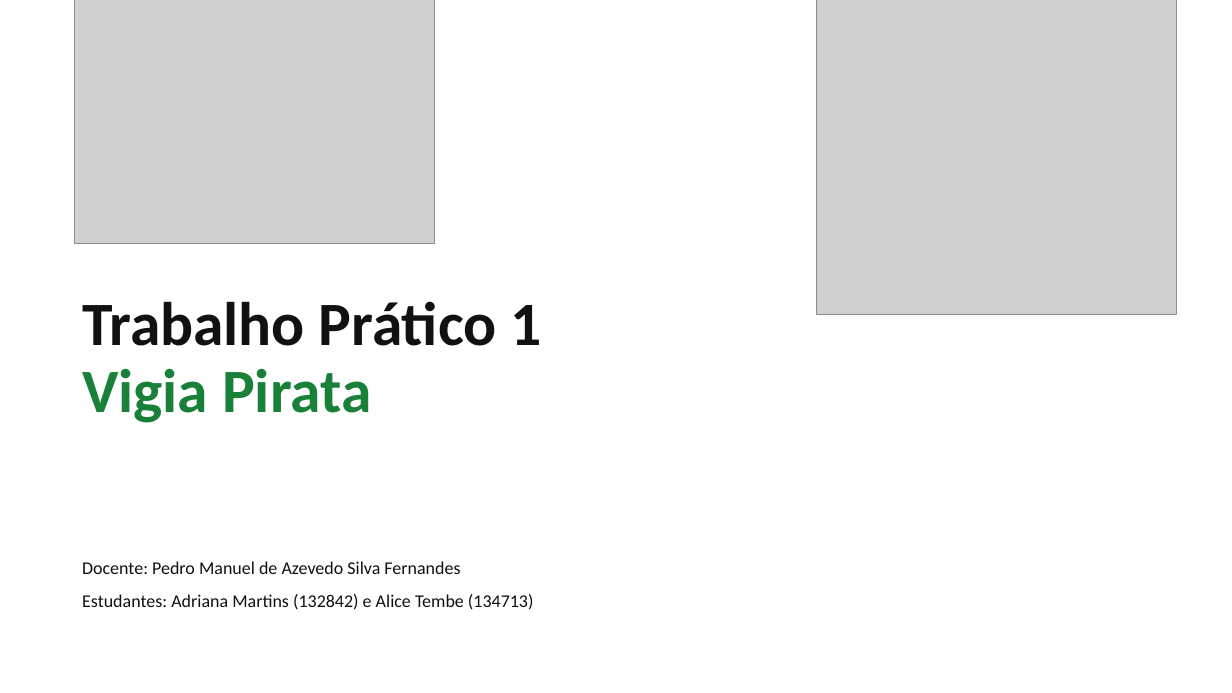
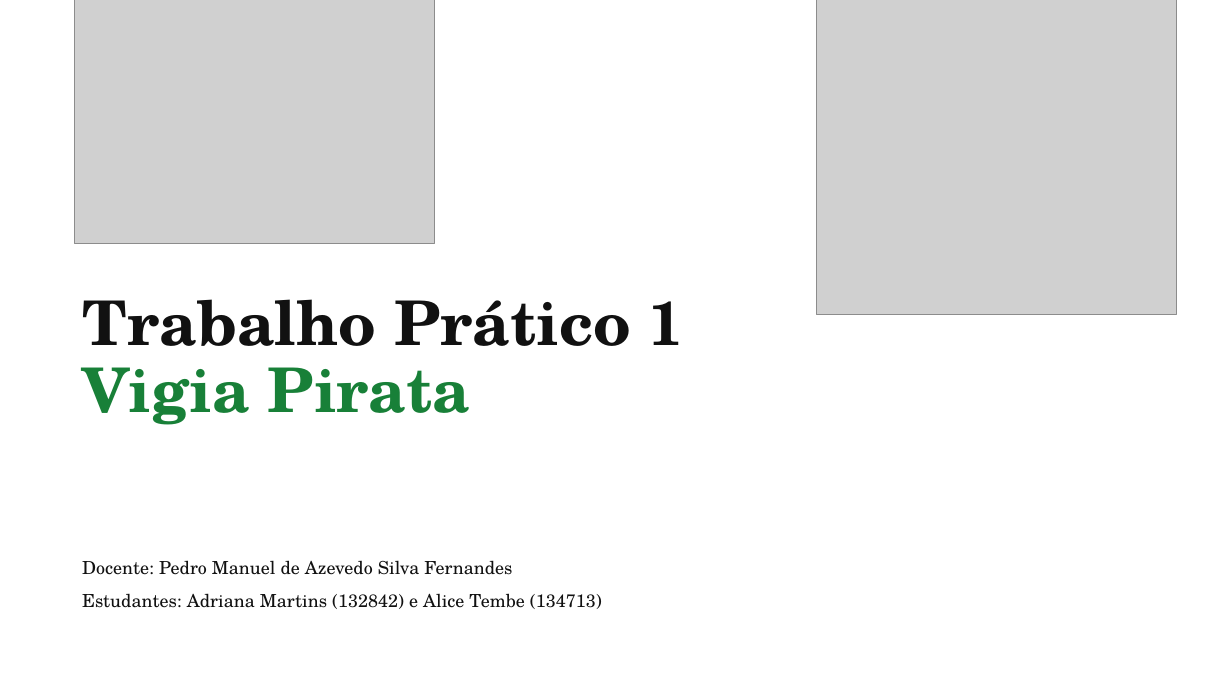
Before and after one commit to Alice678-afk/SO-Trabalho1, a slide deck: slide 29 of entrega/TrabalhoPratico1.pptx (slide 25 before the commit). Drawn at 1232x693 pixels with LibreOffice and Linux fonts; fonts in the diff are those of the drawing; grey boxes stand for pictures. Boxes give left, top, right and bottom in pixels: in the first picture for what was removed or moved away, otherwise in the second. Text is boxed around its words. In the diff, an @@ line names an element or a change of style, - is before the commit and + after.

```diff
--- a/entrega/TrabalhoPratico1.pptx
+++ b/entrega/TrabalhoPratico1.pptx
@@ font Calibri to TeX Gyre Schola in 3 elements at bbox=[82, 299, 684, 425], bbox=[82, 560, 512, 575], bbox=[82, 593, 602, 609] @@
```
Also in this commit, not shown: 23 other slides changed, 5 slides added, 1 slide removed, 2 other files.
